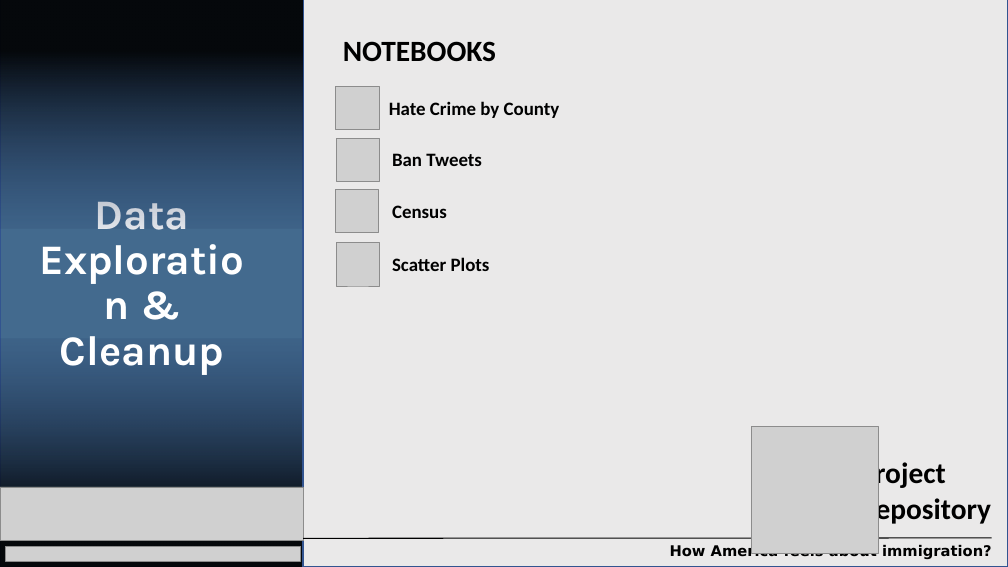
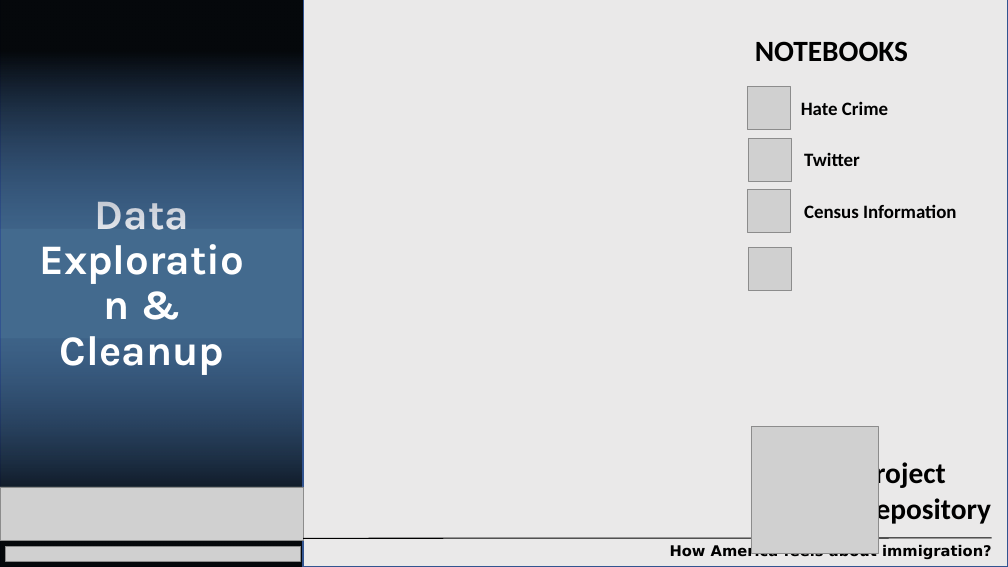
Before and after one commit to jmendiola84/Team_5, a slide deck: slide 5 of Project1-DataAnalytics.pptx. Drawn at 1008x567 pixels with LibreOffice and Linux fonts; fonts in the diff are those of the drawing; grey boxes stand for pictures; background and template pictures are left out. Boxes give left, top, right and bottom in pixels: in the first picture for what was removed or moved away, otherwise in the second. Text is boxed around its words. In the diff, an @@ line names an element or a change of style, - is before the commit and + after.

```diff
--- a/Project1-DataAnalytics.pptx
+++ b/Project1-DataAnalytics.pptx
@@ 3 pictures, 1 text moved together from (x1=335, y1=41, x2=496, y2=233) to (x1=747, y1=41, x2=908, y2=233) @@
@@ text at (x1=801, y1=101, x2=888, y2=115): text changed @@
-Hate Crime by County
+Hate Crime
@@ text removed at (x1=392, y1=153, x2=482, y2=166) @@
-Ban Tweets
@@ text added at (x1=804, y1=153, x2=860, y2=166), 18 pt, text #000000, bold @@
+Twitter
@@ text at (x1=804, y1=204, x2=956, y2=218): text changed @@
-Census
+Census Information
@@ text removed at (x1=392, y1=257, x2=490, y2=271) @@
-Scatter Plots
@@ picture moved from (x1=337, y1=243, x2=380, y2=286) to (x1=749, y1=247, x2=792, y2=290) @@
```
Also in this commit, not shown: 12 other slides changed, 7 slides added.
